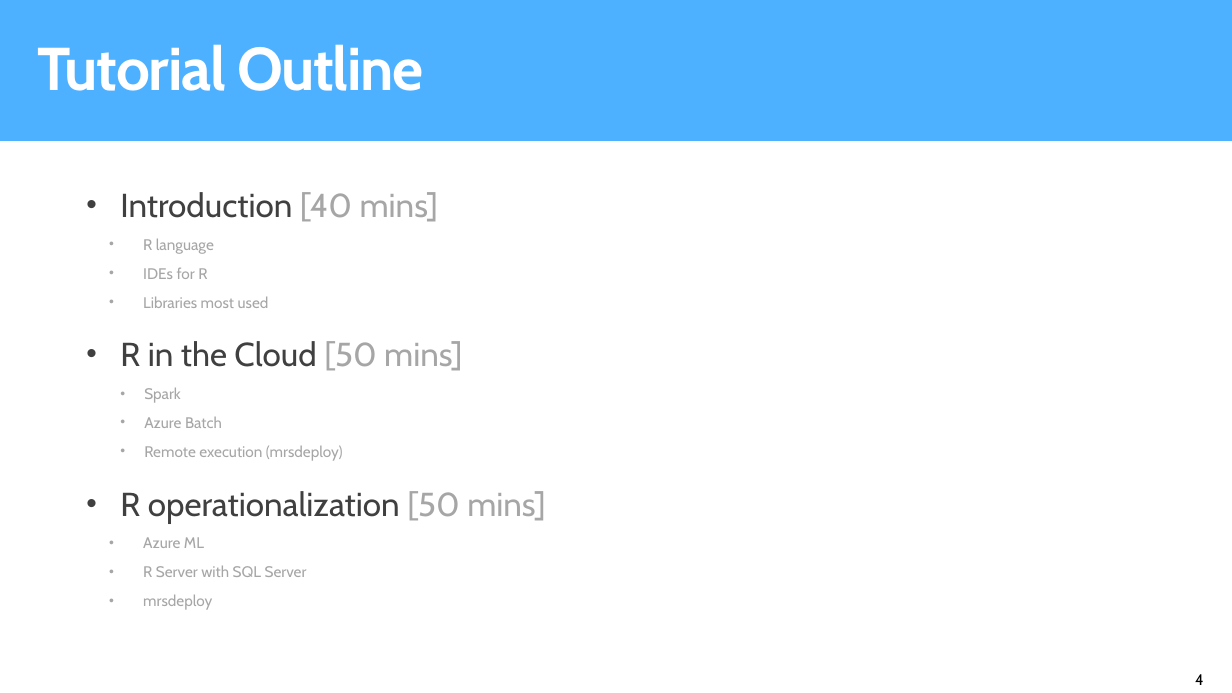
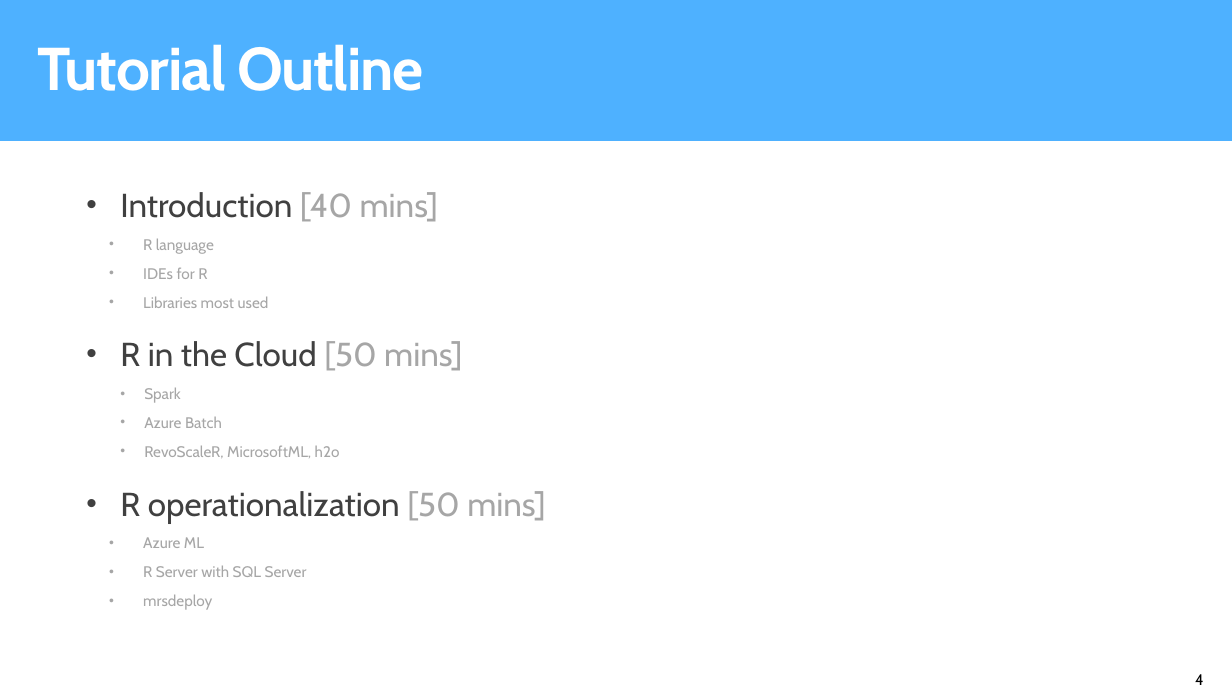
Before and after one commit to microsoft/AI-Immersion-Workshop, a slide deck: slide 4 of R server Tools for scaling R using Azure/docs/ToolsForScalingRUsingAzure.pptx. Drawn at 1232x693 pixels with LibreOffice and Linux fonts; fonts in the diff are those of the drawing; background and template pictures are left out. Boxes give left, top, right and bottom in pixels: in the first picture for what was removed or moved away, otherwise in the second. Text is boxed around its words. In the diff, an @@ line names an element or a change of style, - is before the commit and + after.

```diff
--- a/R server Tools for scaling R using Azure/docs/ToolsForScalingRUsingAzure.pptx
+++ b/R server Tools for scaling R using Azure/docs/ToolsForScalingRUsingAzure.pptx
@@ text at <box>144,445,340,458</box>: text changed @@
-  • Remote execution (mrsdeploy)
+  • RevoScaleR, MicrosoftML, h2o
```
Also in this commit, not shown: 1 other slide changed, 3 other files.
